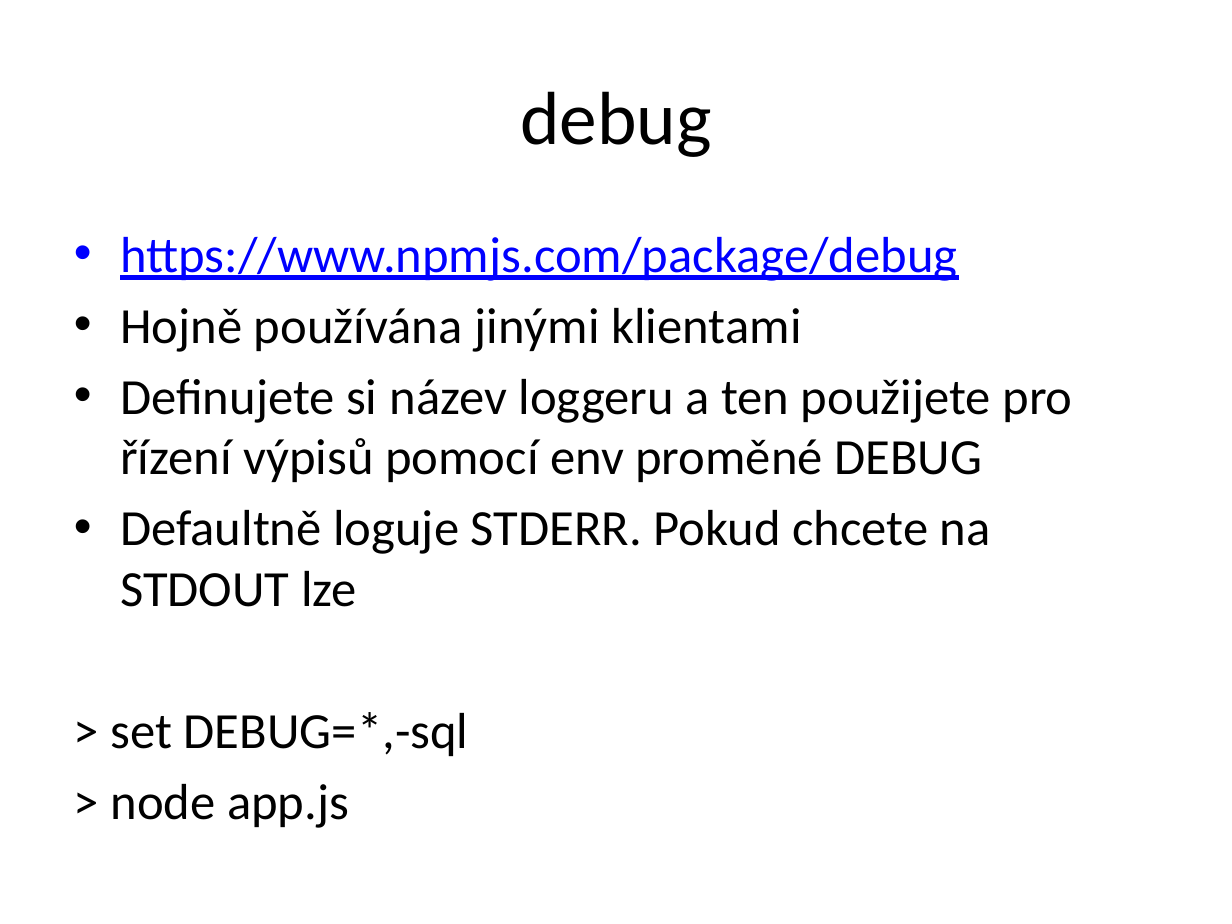
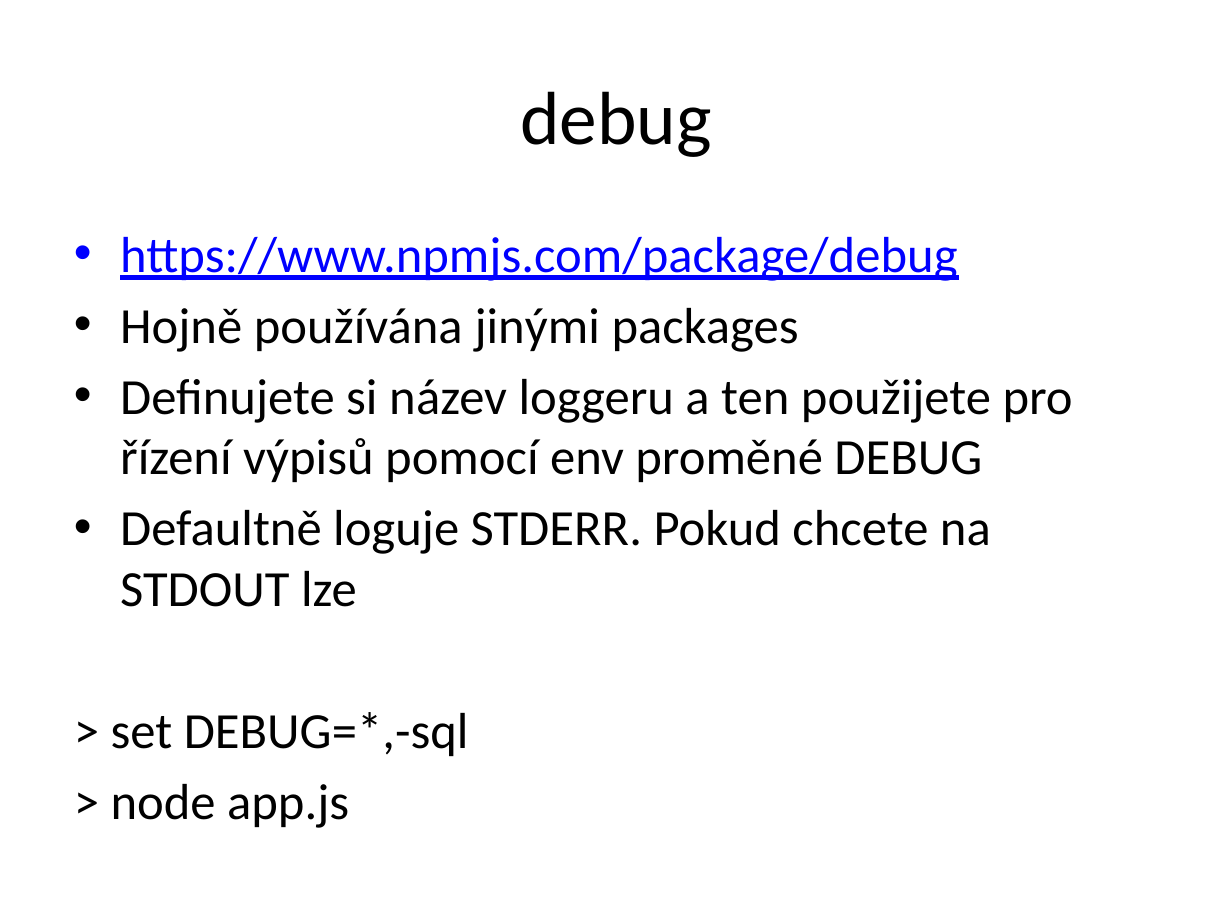
Before and after one commit to etnetera-activate/node-minicourse, a slide deck: slide 22 of node-uvod.pptx. Drawn at 1232x924 pixels with LibreOffice and Linux fonts; fonts in the diff are those of the drawing; background and template pictures are left out. Boxes give left, top, right and bottom in pixels: in the first picture for what was removed or moved away, otherwise in the second. Text is boxed around its words. In the diff, an @@ line names an element or a change of style, - is before the commit and + after.

```diff
--- a/node-uvod.pptx
+++ b/node-uvod.pptx
@@ text at [120, 308, 799, 352]: text changed @@
-• Hojně používána jinými klientami
+• Hojně používána jinými packages
```
Also in this commit, not shown: 1 other slide changed, 1 other file.
